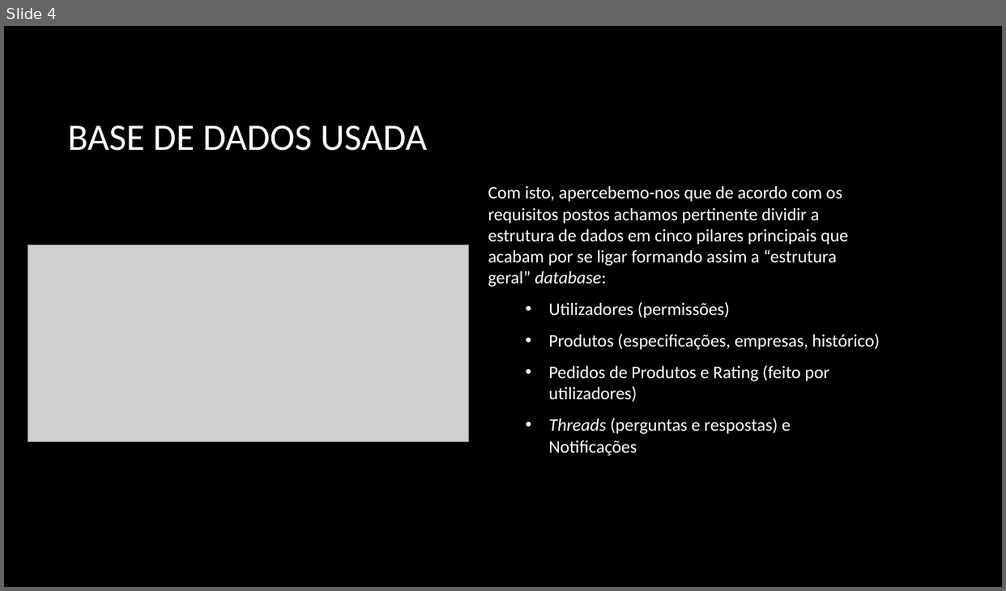
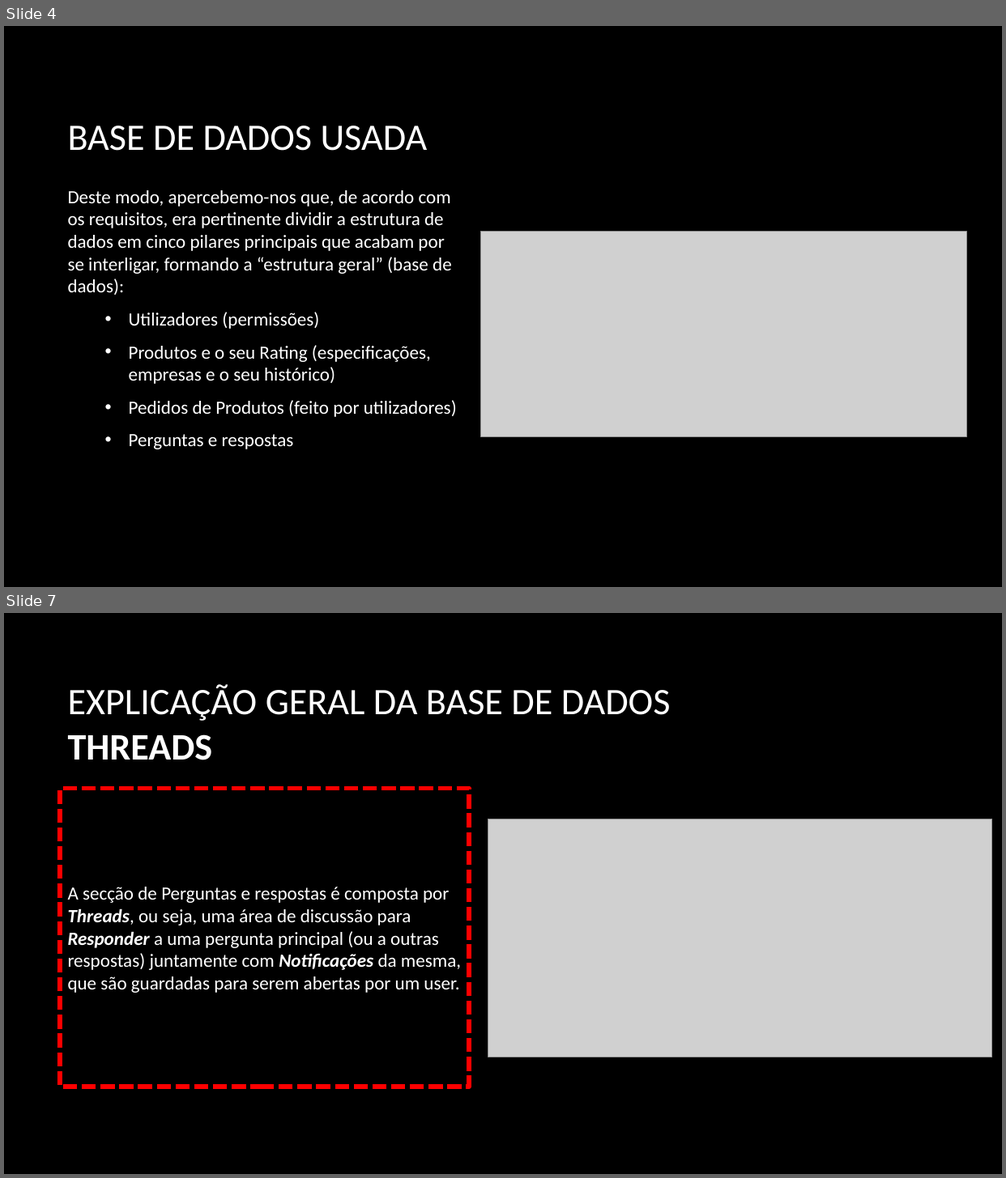
Before and after one commit to PolpEdu/Trabalho-Pr-ticpo, a slide deck: Trabalho prático.pptx. Shown one above the other, each under a label of ours: slide 4 before the commit, slides 4 and 7 after it; the slides between them are not shown. The pictures are 1006x591 and 1006x1178 pixels, drawn with LibreOffice and Linux fonts; fonts in the diff are those of the drawing; grey boxes stand for pictures; background and template pictures are left out. Boxes give left, top, right and bottom in pixels: in the first picture for what was removed or moved away, otherwise in the second. Text is boxed around its words. In the diff, an @@ line names an element or a change of style, - is before the commit and + after.

```diff
--- a/Trabalho prático.pptx
+++ b/Trabalho prático.pptx
@@ slide 7 added at box(4, 613, 1002, 1174), background picture (left out) @@
@@ title added at box(68, 684, 671, 760), 36 pt, text #FFFFFF @@
+EXPLICAÇÃO GERAL DA BASE DE DADOS
+THREADS
@@ rectangle added at box(60, 788, 469, 1087), outline #FF0000 4.5 pt dashed, 18 pt, text #FFFFFF @@
+A secção de Perguntas e respostas é composta por Threads, ou seja, uma área de discussão para Responder a uma pergunta principal (ou a outras respostas) juntamente com Notificações da mesma, que são guardadas para serem abertas por um user.
@@ picture added at box(488, 819, 992, 1057) @@
@@ slide 4 changed as well @@
@@ text "Deste modo, apercebemo-nos que, de ...": place and size @@
-text "Deste modo, apercebemo-nos que, de ..." at box(488, 186, 880, 456)
+text "Deste modo, apercebemo-nos que, de ..." at box(68, 190, 457, 450)
@@ text at box(68, 190, 452, 295): text changed; size 17 to 18 pt @@
-Com isto, apercebemo-nos que de acordo com os requisitos postos achamos pertinente dividir a estrutura de dados em cinco pilares principais que acabam por se ligar formando assim a “estrutura geral” database:
+Deste modo, apercebemo-nos que, de acordo com os requisitos, era pertinente dividir a estrutura de dados em cinco pilares principais que acabam por se interligar, formando a “estrutura geral” (base de dados):
@@ picture added at box(481, 232, 967, 437) @@
@@ picture removed at box(28, 246, 470, 442) @@
@@ text at box(129, 312, 319, 329): size 17 to 18 pt in "Utilizadores (permissões)" @@
@@ text at box(129, 345, 457, 450): text changed; size 17 to 18 pt @@
-  • Produtos (especificações, empresas, histórico)
-  • Pedidos de Produtos e Rating (feito por utilizadores)
-  • Threads (perguntas e respostas) e Notificações
+  • Produtos e o seu Rating (especificações, empresas e o seu histórico)
+  • Pedidos de Produtos (feito por utilizadores)
+  • Perguntas e respostas
```
Also in this commit, not shown: 7 other slides changed, 4 other slides added, 1 other file.
